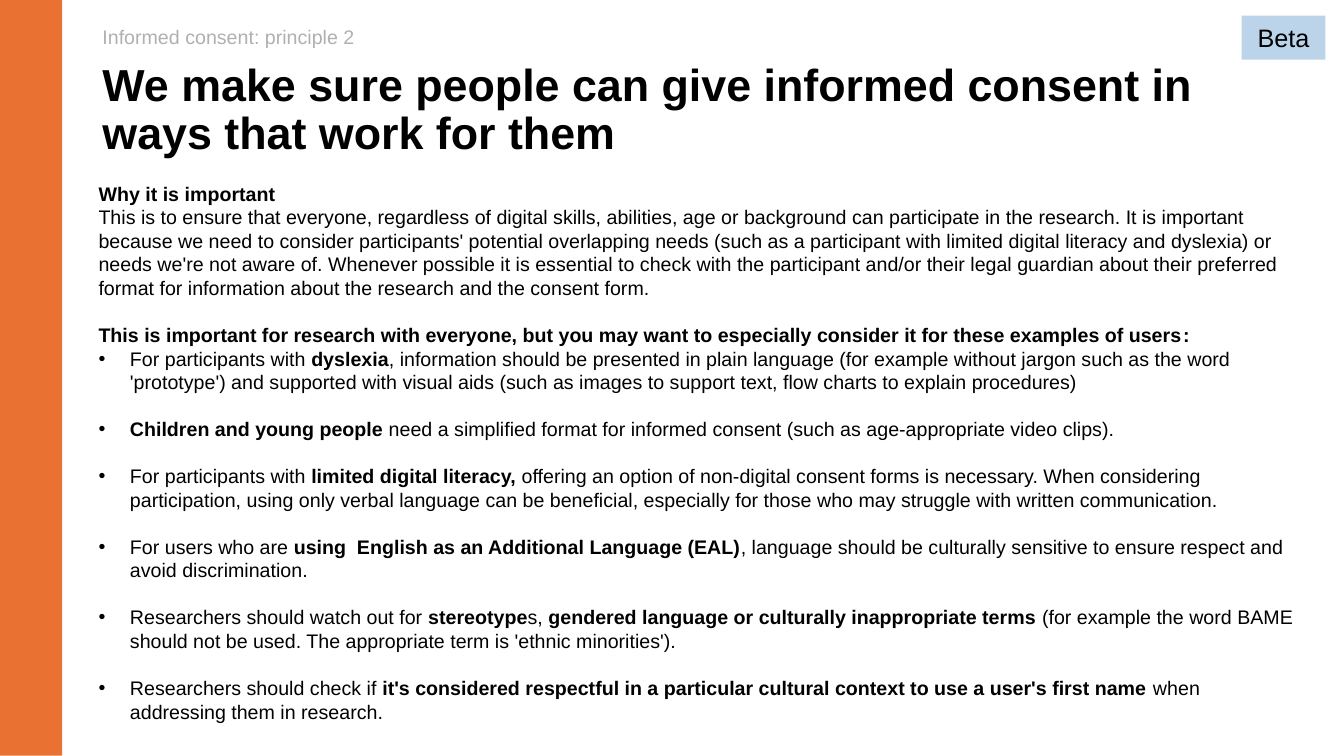
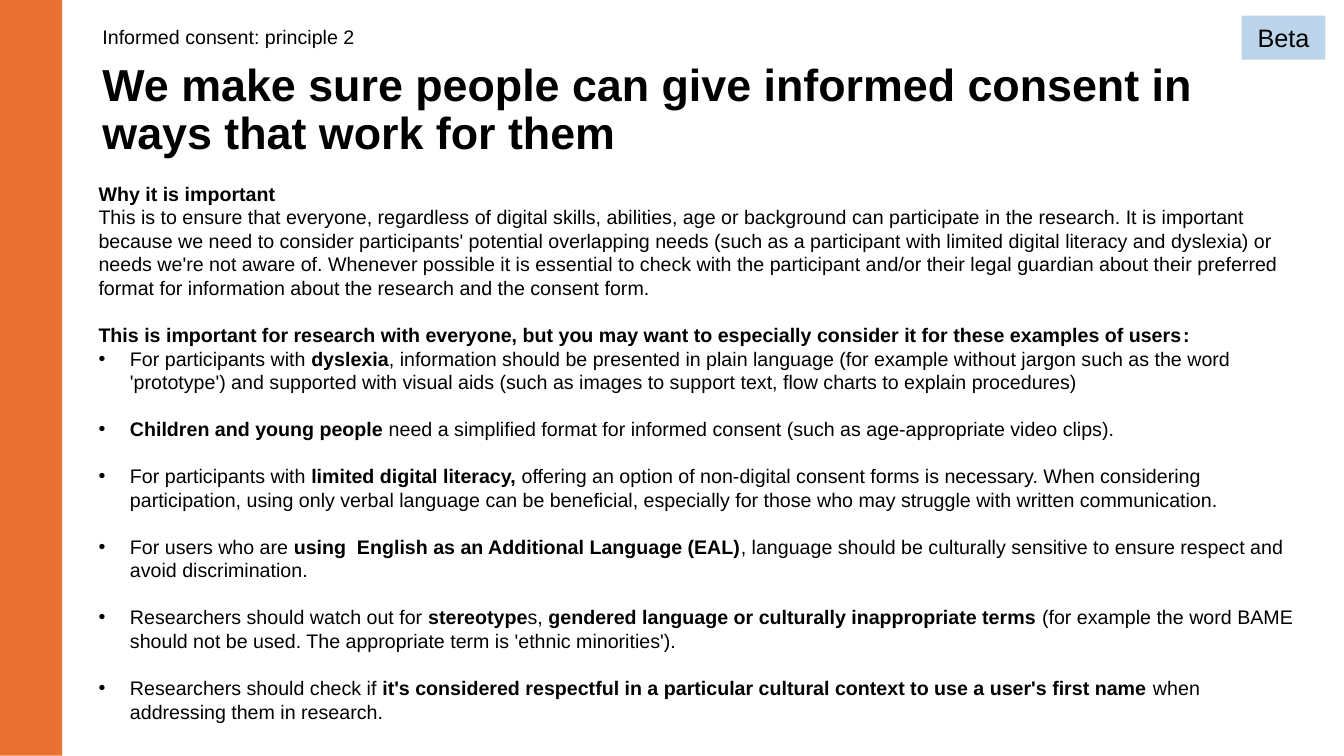
Before and after one commit to DFE-Digital/user-research-new-manual, a slide deck: slide 11 of app/assets/downloads/informed-consent-principles-beta-jun25.pptx. Drawn at 1344x756 pixels with LibreOffice and Linux fonts; fonts in the diff are those of the drawing. Boxes give left, top, right and bottom in pixels: in the first picture for what was removed or moved away, otherwise in the second. Text is boxed around its words. In the diff, an @@ line names an element or a change of style, - is before the commit and + after.

Commit message:
final informed consent ppt file added for blog post added

```diff
--- a/app/assets/downloads/informed-consent-principles-beta-jun25.pptx
+++ b/app/assets/downloads/informed-consent-principles-beta-jun25.pptx
@@ text "Informed consent: principle 2" at bbox=[102, 29, 354, 48]: text colour #B0B0B0 to #000000 @@
```
Also in this commit, not shown: 17 other slides changed, 1 other file.
